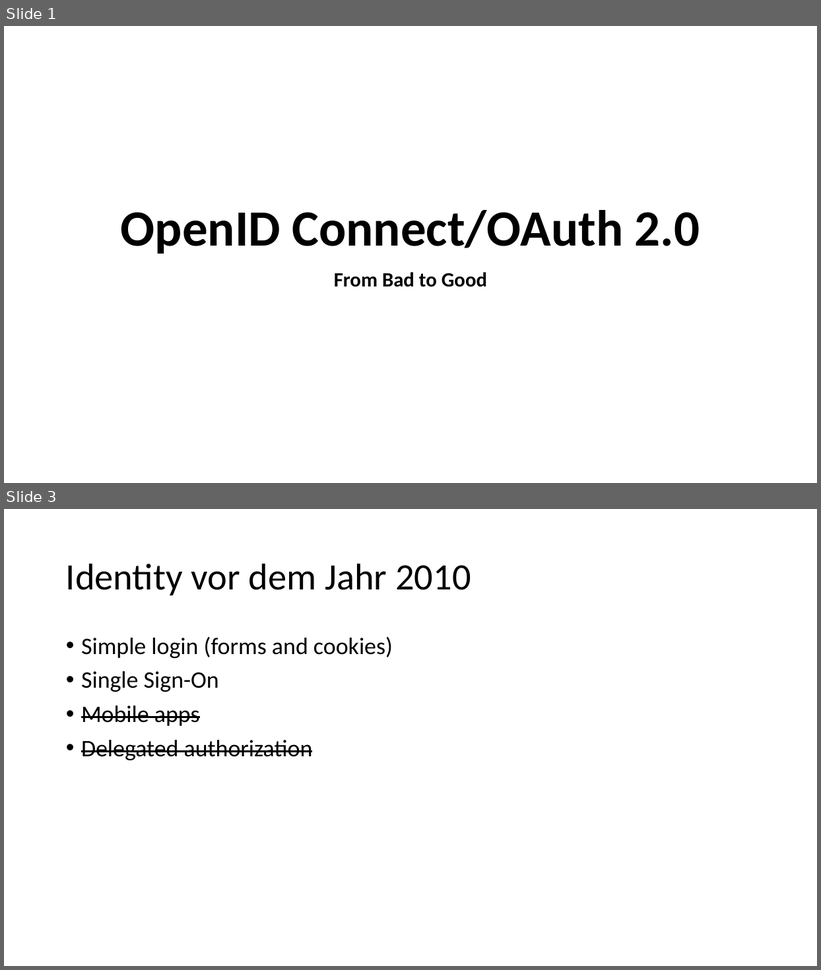
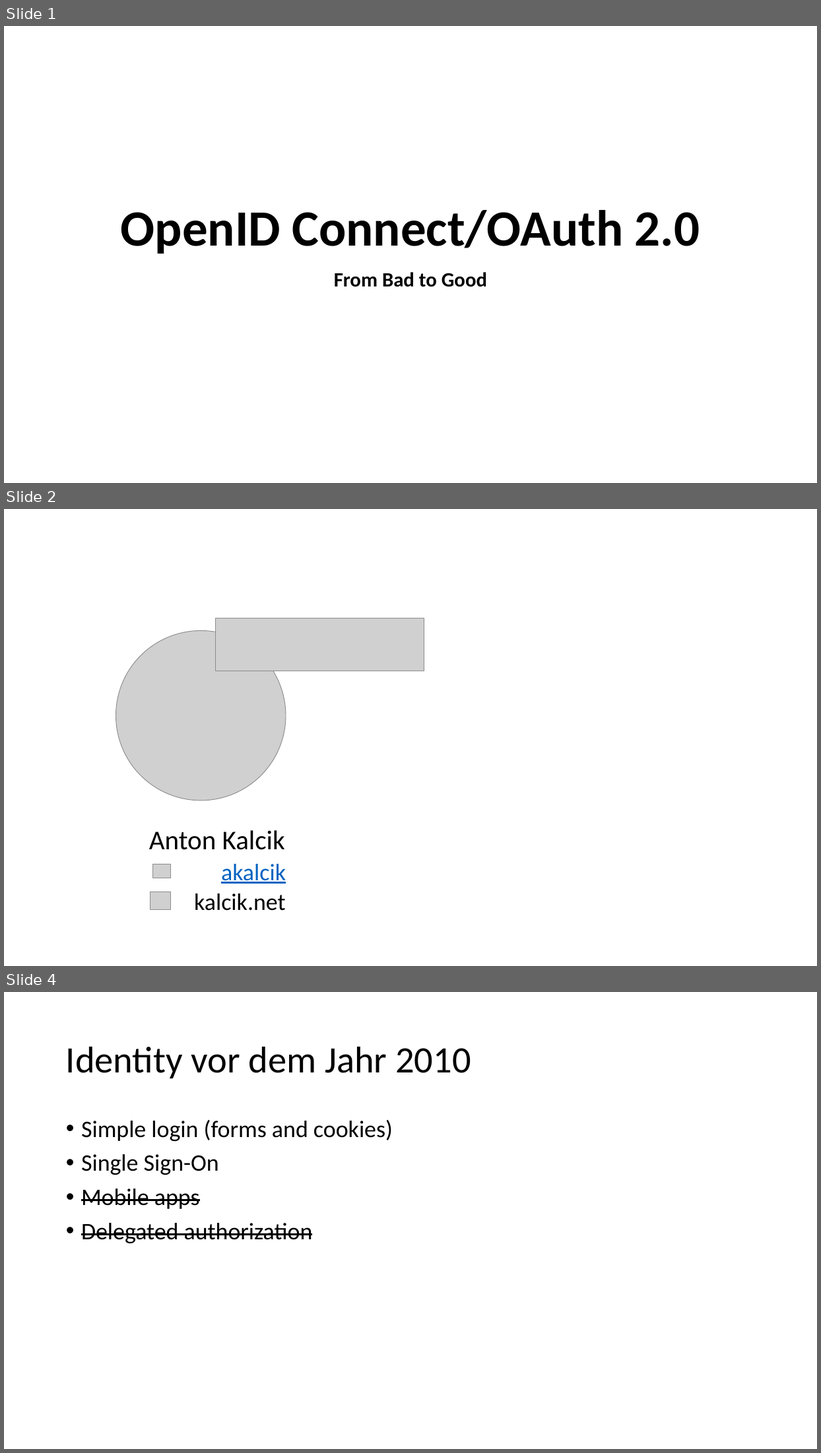
Before and after one commit to danielwagn3r/openid-workshop, a slide deck: OpenID Connect & OAuth.pptx. Shown one above the other, each under a label of ours: slides 1 and 3 before the commit, slides 1, 2 and 4 after it; the slides between them are not shown. The pictures are 821x970 and 821x1453 pixels, drawn with LibreOffice and Linux fonts; fonts in the diff are those of the drawing; grey boxes stand for pictures. Boxes give left, top, right and bottom in pixels: in the first picture for what was removed or moved away, otherwise in the second. Text is boxed around its words. In the diff, an @@ line names an element or a change of style, - is before the commit and + after.

```diff
--- a/OpenID Connect & OAuth.pptx
+++ b/OpenID Connect & OAuth.pptx
@@ slide 2 added at (4, 509, 817, 966), background #FFFFFF @@
@@ picture added at (216, 619, 424, 671) @@
@@ picture added at (116, 631, 286, 801) @@
@@ text added at (149, 830, 285, 850), 32 pt, text #000000 @@
+Anton Kalcik
@@ picture added at (153, 864, 170, 879) @@
@@ text added at (221, 864, 286, 884), 28 pt, text #0563C1, underline @@
+akalcik
@@ picture added at (151, 892, 170, 910) @@
@@ text added at (194, 894, 285, 911), 28 pt, text #000000 @@
+kalcik.net
@@ what was slide 3 is now slide 4 @@
```
Also in this commit, not shown: 13 slides changed, 1 other slide added.
